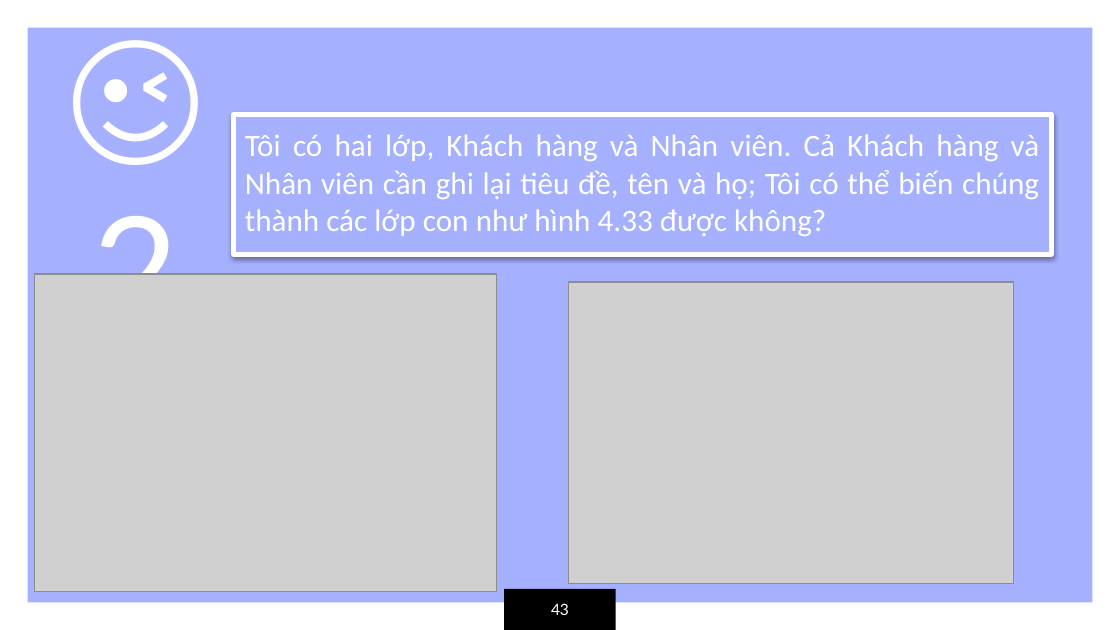
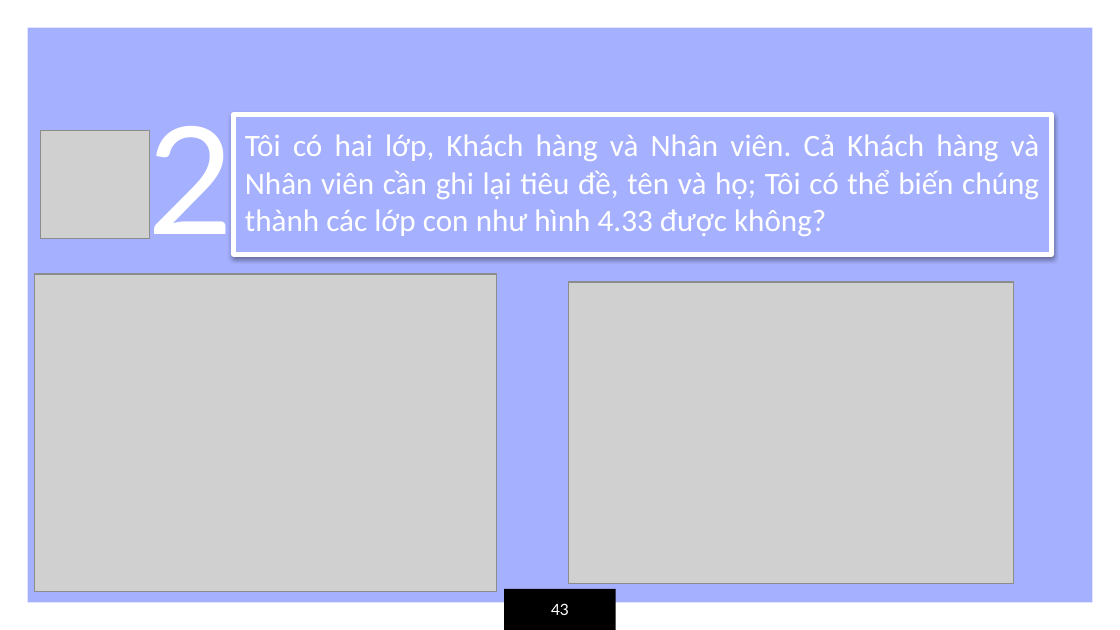
Before and after one commit to VoLeKhanhDuy/XDPM_HDT, a slide deck: slide 43 of chuong 4.pptx. Drawn at 1120x630 pixels with LibreOffice and Linux fonts; fonts in the diff are those of the drawing; grey boxes stand for pictures. Boxes give left, top, right and bottom in pixels: in the first picture for what was removed or moved away, otherwise in the second. Text is boxed around its words. In the diff, an @@ line names an element or a change of style, - is before the commit and + after.

```diff
--- a/chuong 4.pptx
+++ b/chuong 4.pptx
@@ text at bbox=[147, 112, 234, 260]: text changed @@
-😉2
+2
@@ picture added at bbox=[40, 130, 149, 239] @@
```
Also in this commit, not shown: 3 other slides changed, 2 other files.
